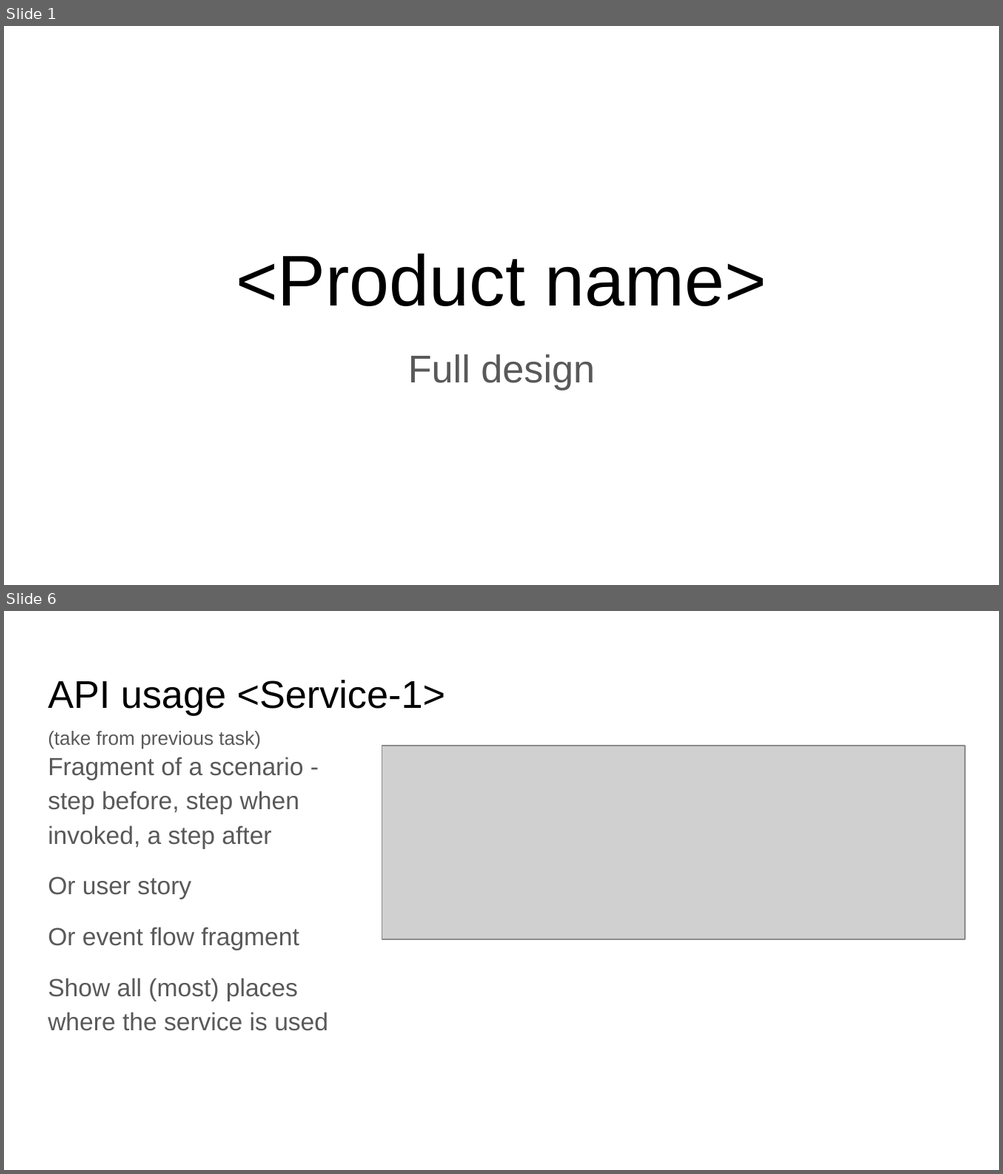
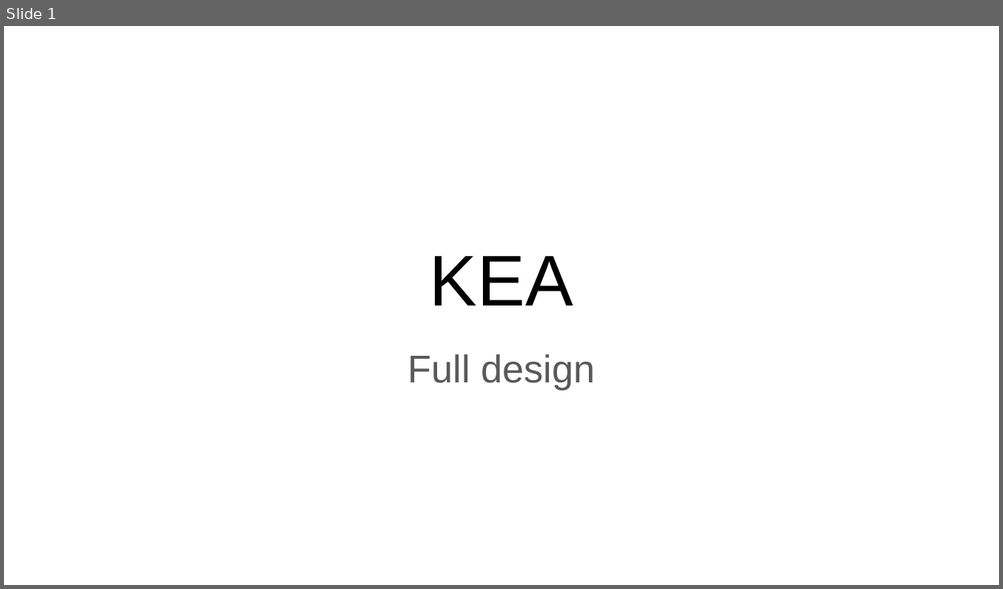
Before and after one commit to fanglores/Advanced-Software-Design, a slide deck: PracticeTasks/Module2/FinalTask_2/FinalTask_2.pptx. Shown one above the other, each under a label of ours: slides 1 and 6 before the commit, slide 1 after it; the slides between them are not shown. The pictures are 1003x1174 and 1003x589 pixels, drawn with LibreOffice and Linux fonts; fonts in the diff are those of the drawing; grey boxes stand for pictures. Boxes give left, top, right and bottom in pixels: in the first picture for what was removed or moved away, otherwise in the second. Text is boxed around its words. In the diff, an @@ line names an element or a change of style, - is before the commit and + after.

Commit message:
prototype final task

```diff
--- a/PracticeTasks/Module2/FinalTask_2/FinalTask_2.pptx
+++ b/PracticeTasks/Module2/FinalTask_2/FinalTask_2.pptx
@@ slide 6 removed at [4,611,999,1170], background #FFFFFF @@
@@ title removed at [48,680,445,715] @@
-API usage <Service-1>
@@ text removed at [48,731,261,749] @@
-(take from previous task)
@@ text removed at [48,757,328,1031] @@
-Fragment of a scenario - step before, step when invoked, a step after
-Or user story
-Or event flow fragment
-Show all (most) places where the service is used
@@ picture removed at [382,745,965,940] @@
@@ slide 1 changed as well @@
@@ title at [430,256,573,306]: text changed @@
-<Product name>
+KEA
```
Also in this commit, not shown: 2 other slides changed, 14 slides added, 12 other slides removed, 2 other files.
